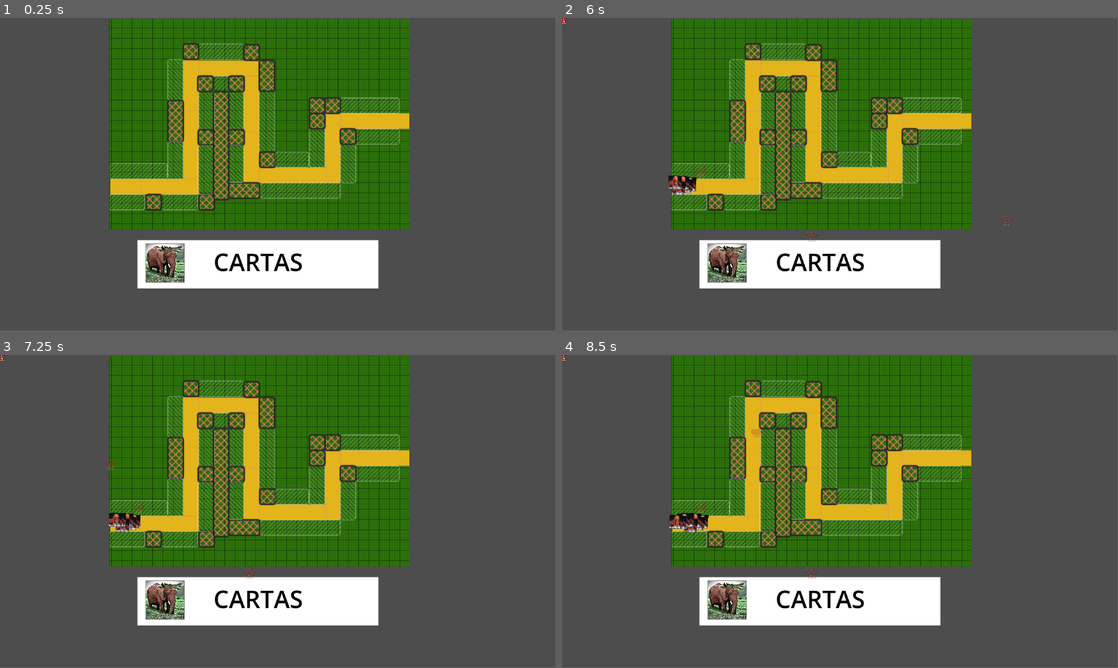
Above: before the commit, frames 1-4 (two rows, left to right).
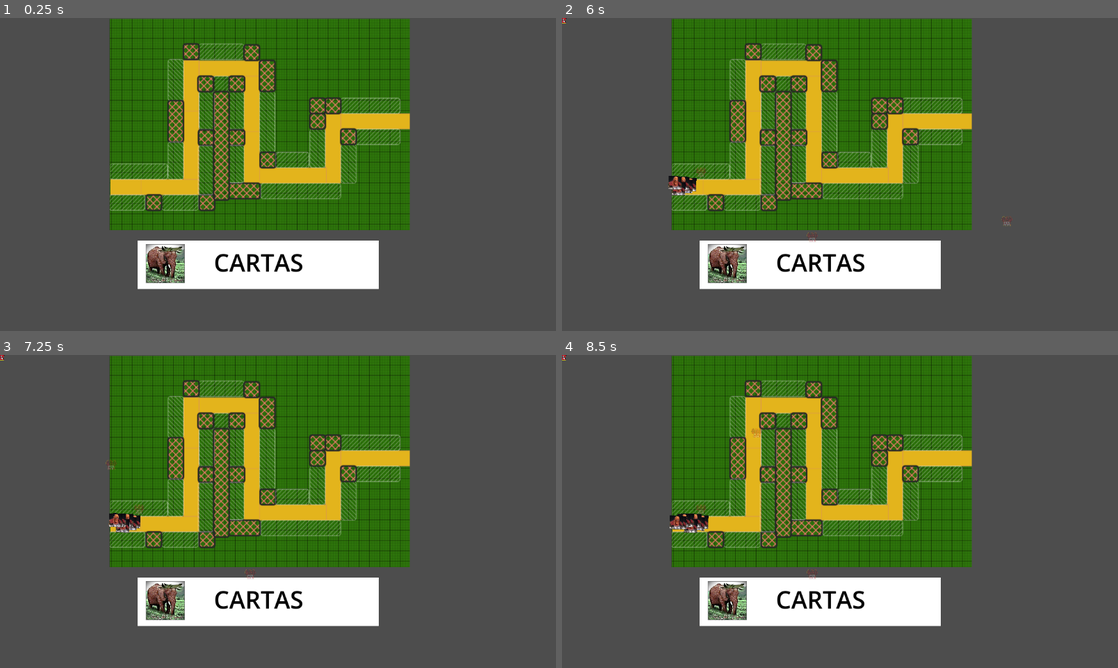
Above: after the commit, the same moments.

Repository: A3mper/PactoAbisalGame
Game: Godot game, scene res://test/cardToBoard/scenes/cardToScene.tscn
The game is run twice, just before and just after one commit, with the same random seed, the same clock (stepped at 60 frames per second) and the same inputs.
Inputs (mouse positions are in pixels of both pictures, inside the frame that each line leads up to):
- Up to frame 1 (0.25 s): no input
- Up to frame 2 (6 s): click (728, 262) at 0.5 s; click (728, 262) at 1.25 s; click (728, 262) at 2 s; tap Enter at 2.75, 5 s; move the mouse to (701, 171) at 2.77 s; tap 1 every 0.75 s from 2.85 to 5.85 s; click (701, 171) at 2.92 s; move the mouse to (728, 190) at 3.52 s; click (728, 190) at 3.67 s; tap Space at 4.25 s; move the mouse to (895, 105) at 4.27 s; click (895, 105) at 4.42 s; move the mouse to (812, 237) at 5.02 s; click (812, 237) at 5.17 s; move the mouse to (1006, 221) at 5.77 s; click (1006, 221) at 5.92 s
- Up to frame 3 (7.25 s): move the mouse to (111, 464) at 6.52 s; tap 1 at 6.6 s; click (111, 464) at 6.67 s
- Up to frame 4 (8.5 s): move the mouse to (867, 511) at 7.27 s; tap 1 at 7.35, 8.1 s; click (867, 511) at 7.42 s; move the mouse to (756, 433) at 8.02 s; click (756, 433) at 8.17 s
The window is 799x449 before the commit and 800x450 after it. Grey fills any space a smaller window leaves; there, only what the larger window draws over its background counts as a difference.

The runs differ from the first frame. In frame 1, 5.4% of the frame differs, in the area x 19-74%, y 0-87%; in frame 2, 5.5%; in frame 3, 5.5%; in frame 4, 5.6%.

Commit message:
implementacion basica de daño a enemigo

Diff:
--- a/project.godot
+++ b/project.godot
@@ -14,6 +14,11 @@
 run/main_scene="uid://gnjnc07bm8vn"
 config/features=PackedStringArray("4.6", "GL Compatibility")
 config/icon="uid://bwd2w6vs3vm4c"
+
+[display]
+
+window/size/resizable=false
+window/stretch/mode="viewport"
 
 [dotnet]
 
--- a/test/cardToBoard/scenes/cardToScene.tscn
+++ b/test/cardToBoard/scenes/cardToScene.tscn
@@ -58,9 +58,6 @@
 
 [node name="Torres" type="Node" parent="." unique_id=1302141596]
 
-[node name="TorreTempleate" parent="Torres" unique_id=652990647 instance=ExtResource("2_nh4si")]
-position = Vector2(46.290833, -25.13499)
-
 [node name="ZonaTorres" type="Node" parent="." unique_id=44747860]
 
 [node name="TowerEnableZone" type="Area2D" parent="ZonaTorres" unique_id=246139830 node_paths=PackedStringArray("HighLightArea") groups=["TowerEnableZone"]]
--- a/test/cardToBoard/scenes/enemyTempleate.tscn
+++ b/test/cardToBoard/scenes/enemyTempleate.tscn
@@ -6,8 +6,9 @@
 [sub_resource type="RectangleShape2D" id="RectangleShape2D_3n80a"]
 size = Vector2(30, 30)
 
-[node name="EnemyTempleate" type="StaticBody2D" unique_id=1432094457]
-collision_mask = 0
+[node name="EnemyTempleate" type="CharacterBody2D" unique_id=614258466]
+collision_layer = 2
+collision_mask = 2
 script = ExtResource("1_ywkkd")
 
 [node name="sacaLasChelas" type="Sprite2D" parent="." unique_id=1542112480]
--- a/test/cardToBoard/scenes/torre_templeate.tscn
+++ b/test/cardToBoard/scenes/torre_templeate.tscn
@@ -7,19 +7,22 @@
 [sub_resource type="CircleShape2D" id="CircleShape2D_fymdk"]
 radius = 50.0
 
-[node name="TorreTempleate" type="Node2D" unique_id=652990647 node_paths=PackedStringArray("PNGMania", "SalidaBala", "rof")]
+[node name="TorreTempleate" type="Node2D" unique_id=652990647 node_paths=PackedStringArray("PNGMania", "SalidaBala", "rof", "AreaDeEfecto")]
 script = ExtResource("1_fymdk")
 PNGMania = NodePath("PactoAbisal2x")
 LeBalaPS = ExtResource("2_y5swo")
 SalidaBala = NodePath("Marker2D")
 rof = NodePath("CadDeFuego")
+AreaDeEfecto = NodePath("Area2D")
 
 [node name="PactoAbisal2x" type="Sprite2D" parent="." unique_id=8722344]
 scale = Vector2(0.05, 0.05)
 texture = ExtResource("1_yoyqw")
 
 [node name="Area2D" type="Area2D" parent="." unique_id=1071736890]
-collision_layer = 0
+collision_layer = 2
+collision_mask = 2
+monitorable = false
 
 [node name="CollisionShape2D" type="CollisionShape2D" parent="Area2D" unique_id=633640780]
 shape = SubResource("CircleShape2D_fymdk")
--- a/test/cardToBoard/scripts/enemy_templeate.gd
+++ b/test/cardToBoard/scripts/enemy_templeate.gd
@@ -1,19 +1,28 @@
-extends Node2D
+extends CharacterBody2D
+
+const ENEMY_DEBUG_HEALTH := 100
 
 var IsInArea : bool = false
 
 var RoadFollower : PathFollow2D = null
 
-var EnemyHealth : int = 0
+var EnemyHealth : int = ENEMY_DEBUG_HEALTH
 
 func _ready():
-	EnemyHealth = 100
+
 	RoadFollower = get_parent() as PathFollow2D
 
 func _process(delta: float) -> void:
-	has_health()
 	RoadFollower.progress += 10 * delta
+	if not has_health():
+		queue_free()
 
-func has_health():
-	if EnemyHealth == 0:
-		queue_free()
+func has_health() -> bool:
+	if EnemyHealth <= 0:
+		return false
+	else:
+		return true
+
+func has_been_shot(damage : int):
+	if has_health():
+		EnemyHealth -= damage
--- a/test/cardToBoard/scripts/torre_templeate.gd
+++ b/test/cardToBoard/scripts/torre_templeate.gd
@@ -4,17 +4,22 @@
 @export var LeBalaPS : PackedScene
 @export var SalidaBala : Marker2D
 @export var rof : Timer
+@export var AreaDeEfecto : Area2D
 
 var IsPlaced : bool = false
-var HasTarget : bool = false
+#var HasTarget : bool = false
 var IsReadyShoot : bool = true
 
-var enemyBody : Node2D = null
+var objetivoActual : Node2D = null
+var objetivosEnRango : Array[Node2D] = []
+
 var Fogonazo : Node2D
 
+var dmgTorre : int = 50
 var duracion_fogonazo: float = 0
 
 func _ready():
+	AreaDeEfecto.monitoring = false
 	PNGMania.self_modulate.a = 0.25
 	Fogonazo = LeBalaPS.instantiate()
 	SalidaBala.add_child(Fogonazo)
@@ -25,11 +30,13 @@
 
 func _on_plant() -> void:
 	IsPlaced = true
+	AreaDeEfecto.monitoring = true
 	PNGMania.self_modulate.a = 1
 
 
 func dispara():
 	if IsReadyShoot:
+
 		IsReadyShoot = false
 
 		Fogonazo.show()
@@ -40,26 +47,39 @@
 
 		get_tree().create_timer(duracion_fogonazo).timeout.connect(_on_fogonazo_timeout)
 
+		if objetivoActual.has_method("has_been_shot"):
+
+			objetivoActual.has_been_shot(dmgTorre)
+
 
 func _process(_delta : float):
-	#print(IsPlaced,HasTarget,IsReadyShoot)
+
+
 	if IsPlaced:
-		if HasTarget:
+		ActualizarObjetivo()
 
-			if enemyBody != null:
-				SalidaBala.look_at(enemyBody.global_position)
+		if objetivoActual != null:
+			SalidaBala.look_at(objetivoActual.global_position)
 
 			dispara()
 
+func ActualizarObjetivo():
+	objetivosEnRango = objetivosEnRango.filter(func(exist) : return is_instance_valid(exist))
+
+	if objetivosEnRango.size() > 0:
+		objetivoActual = objetivosEnRango[0]
+	else:
+		objetivoActual = null
 
 func _on_area_2d_body_entered(_body: Node2D) -> void:
-	HasTarget = true
-	print("c papu")
-	enemyBody = _body
+
+	#print("c papu")
+	if _body.has_method("has_been_shot") and not objetivosEnRango.has(_body):
+		objetivosEnRango.append(_body)
 
 func _on_area_2d_body_exited(_body: Node2D) -> void:
-	HasTarget = false
-	enemyBody = null
+	#HasTarget = false
+	objetivoActual = null
 
 
 func _on_cad_de_fuego_timeout() -> void:
